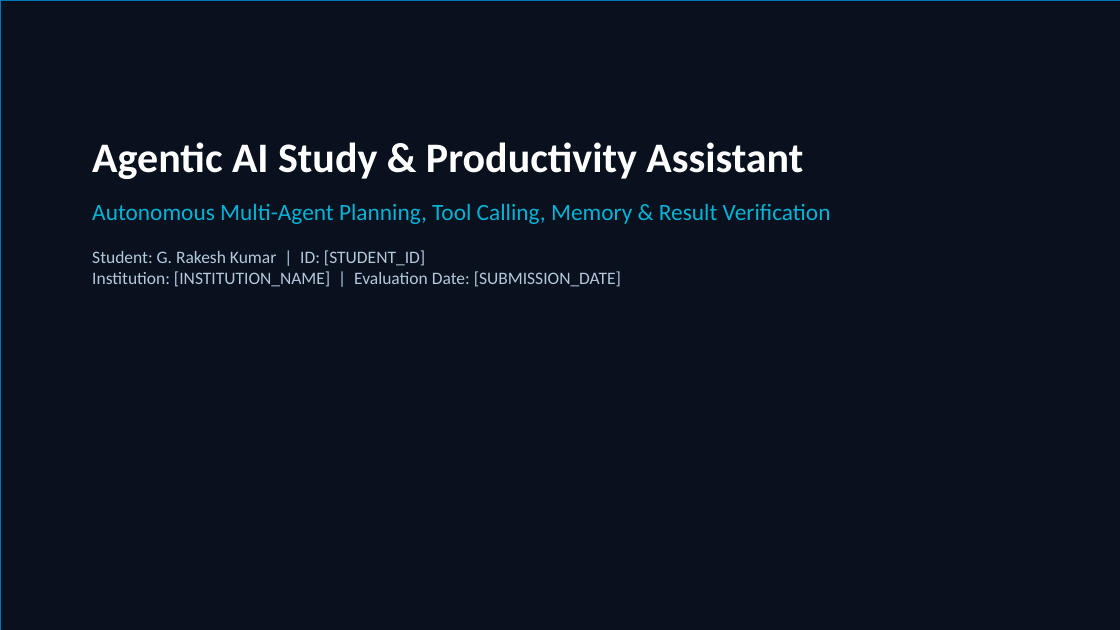
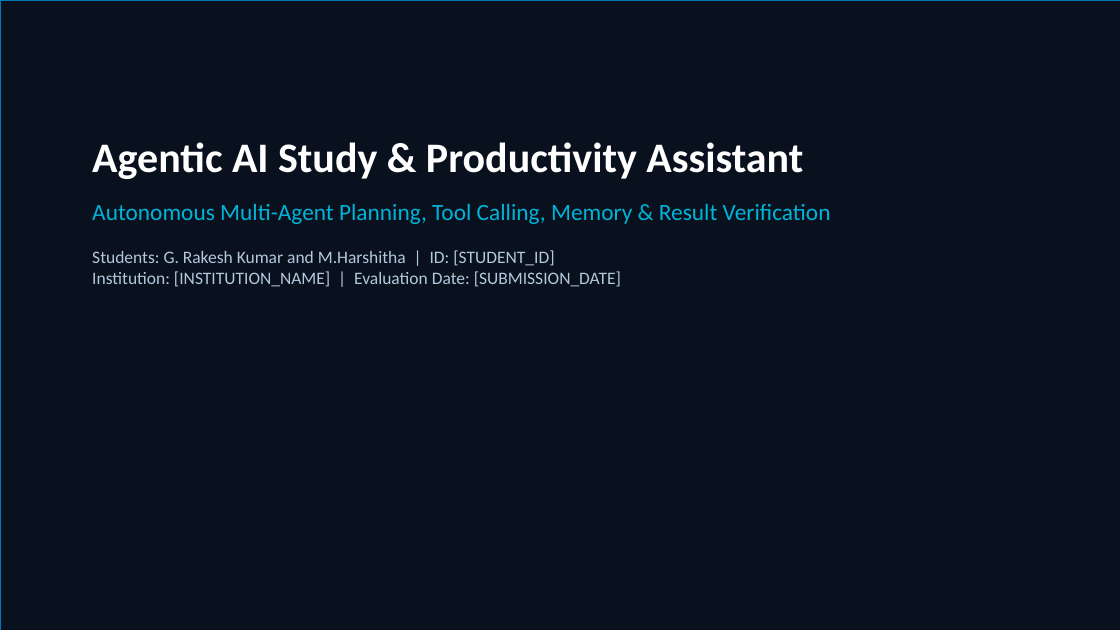
Before and after one commit to rakesh-grk/agentic-ai-study-productivity-assistant, a slide deck: slide 1 of artifacts/project_presentation.pptx. Drawn at 1120x630 pixels with LibreOffice and Linux fonts; fonts in the diff are those of the drawing. Boxes give left, top, right and bottom in pixels: in the first picture for what was removed or moved away, otherwise in the second. Text is boxed around its words. In the diff, an @@ line names an element or a change of style, - is before the commit and + after.

Commit message:
Update student details to G. Rakesh Kumar and M.Harshitha across submission materials

```diff
--- a/artifacts/project_presentation.pptx
+++ b/artifacts/project_presentation.pptx
@@ text at (92,250,621,287): text changed @@
-Student: G. Rakesh Kumar | ID: [STUDENT_ID]
-Institution: [INSTITUTION_NAME] | Evaluation Date: [SUBMISSION_DATE]
+Students: G. Rakesh Kumar and M.Harshitha | ID: [STUDENT_ID]
+Institution: [INSTITUTION_NAME] | Evaluation Date: [SUBMISSION_DATE]
```
Also in this commit, not shown: 5 other files.
